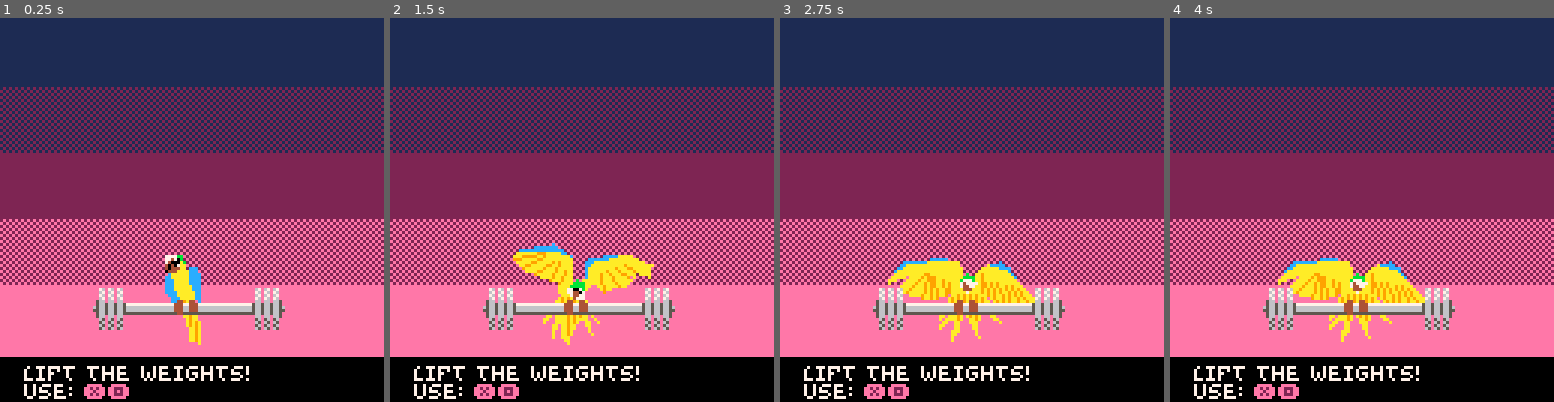
Above: before the commit, frames 1-4 (left to right).
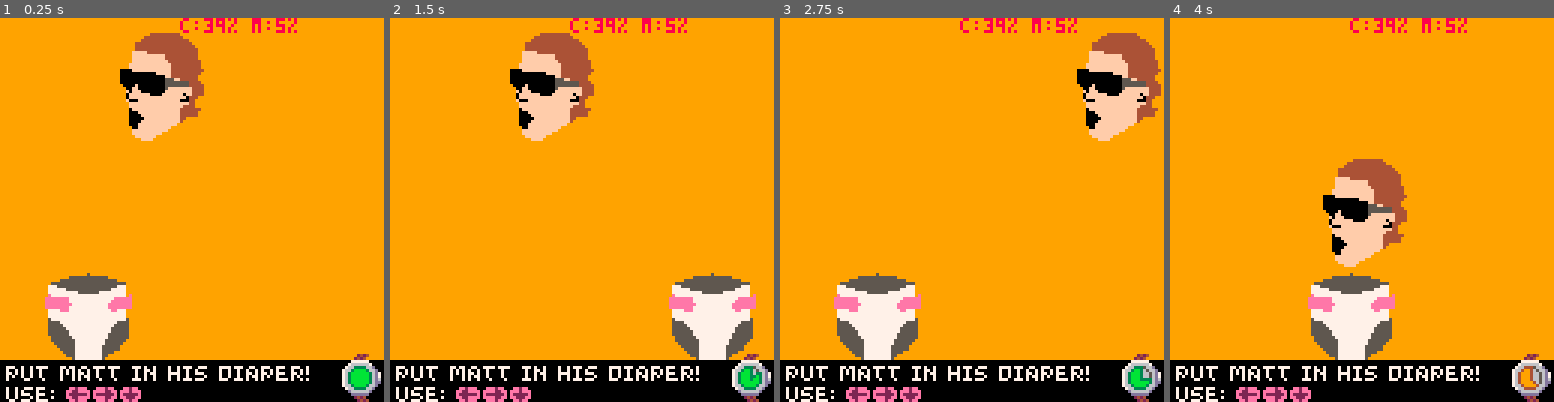
Above: after the commit, the same moments.

Repository: electroly/games
Game: PICO-8 cartridge carts/parry2.p8
Same seed, same stepped clock (60 frames per second), same inputs: the game is played once before the commit and once after it.
Inputs:
- Up to frame 1 (0.25 s): no input
- Up to frame 2 (1.5 s): tap X (X key) at 0.33, 1.07 s; tap O (Z key) at 0.7 s
- Up to frame 3 (2.75 s): hold Right 1.6-2.1 s; tap O (Z key) at 1.7, 2.1, 2.5 s; tap X (X key) at 1.85 s; hold Up 2.15-2.42 s; hold Right from 2.47 s (still down)
- Up to frame 4 (4 s): tap O (Z key) at 2.9, 3.3, 3.7 s; tap X (X key) at 2.97 s; release Right at 3.03 s; hold Left 3.08-3.58 s; hold Down 3.63-3.97 s

The runs differ from the first frame. In frame 1, 92% of the frame differs, in the area x 0-100%, y 0-100%; in frame 2, 91%; in frame 3, 91%; in frame 4, 92%.

Commit message:
Parry2 games

Diff:
--- a/carts/parry2.p8
+++ b/carts/parry2.p8
@@ -1,13 +1,44 @@
 pico-8 cartridge // http://www.pico-8.com
 version 36
 __lua__
---parry 2: parry vs. uncle matt
+--parry ii: the quest for uncle matt
 --by electroly
 
 function _init()
-	difficulty=2
-
- --last btn state, for edge trig
+	--show cpu and ram
+	show_debug_info=true
+
+	--0=easy, 1=medium, 2=hard
+	difficulty=0
+
+	--button constants
+	btn_l=0
+	btn_r=1
+	btn_u=2
+	btn_d=3
+	btn_o=4
+	btn_x=5
+
+	--color constants
+	clr_bla=0
+	clr_dblu=1
+	clr_dpur=2
+	clr_dgre=3
+	clr_bro=4
+	clr_dgra=5
+	clr_lgra=6
+	clr_whi=7
+	clr_red=8
+	clr_ora=9
+	clr_yel=10
+	clr_gre=11
+	clr_blu=12
+	clr_lav=13
+	clr_pin=14
+	clr_pea=15
+
+ --last btn state, for edge
+ --triggering
  lstbtn={}
  btnup={}
  btndn={}
@@ -17,20 +48,34 @@
  	btndn[i]={}
  end
 
+	init_font1()
+
 	--scenes
-	scn={}
-	scn.title=0
-	scn.intro=1
-	scn.gamesuccess=2
-	scn.game01=10 --matt in diaper
-	scn.game02=11 --weightlift
-
-	init_font1()
-	change_scene(scn.game02)
+	scn={
+		title=0,
+		intro=1,
+		gamesuccess=2,
+		gamefailed=3,
+		nextgame=4,
+		game01=10, --matt in diaper
+		game02=11, --lift weights
+		game03=12 --find parry
+	}
+
+	playlist={
+		scn.game01,
+		scn.game02,
+		scn.game03
+	}
+	playlist_success=scn.title
+	playlist_failed=scn.title
+
+	change_scene(scn.nextgame)
 end
 
 function _update60()
 	ctr+=1
+	if(ctr<0)ctr=32000
 
 	--button edge triggering
 	for i=0,5 do
@@ -49,8 +94,12 @@
 		game01_update()
 	elseif scene==scn.game02 then
 		game02_update()
+	elseif scene==scn.game03 then
+		game03_update()
 	elseif scene==scn.gamesuccess then
-		change_scene(scn.intro)
+		gamesuccess_update()
+	elseif scene==scn.gamefailed then
+		gamefailed_update()
 	end
 end
 
@@ -71,81 +120,53 @@
 		game01_draw()
 	elseif scene==scn.game02 then
 		game02_draw()
+	elseif scene==scn.game03 then
+		game03_draw()
+	elseif scene==scn.gamesuccess then
+		gamesuccess_draw()
+	elseif scene==scn.gamefailed then
+		gamefailed_draw()
+	end
+
+	if show_debug_info then
+		local mem=flr(100*stat(0)/2048)
+		local cyc=flr(100*stat(1))
+		print(
+			"c:"..cyc.."% m:"..mem.."%",
+			60,0,clr_red)
 	end
 end
 
 function change_scene(n)
+	if n==scn.nextgame then
+		if #playlist==0 then
+			n=playlist_success
+		else
+			n=playlist[1]
+			deli(playlist,1)
+		end
+	end
+
 	scene=n
 	scst={} --scene state
 	ctr=0
 	music(-1)
-	if n==scn.title then
+	if scene==scn.title then
 		music(0)
-	elseif n==scn.intro then
+	elseif scene==scn.intro then
 		music(3)
-	elseif n==scn.game01 then
+	elseif scene==scn.game01 then
 		game01_init()
-	elseif n==scn.game02 then
+	elseif scene==scn.game02 then
 		game02_init()
-	end
-end
-
----font1
-function init_font1()
-	font1={}
-	font1.charmap={} --x,y,w,h
-	local h=5
-
-	local lettersx={0,4,8,12,16,20,24,28,32,35,39,43,46,51,55,59,63,67,71,75,79,83,88,93,97,100,103}
-	local lettersy=48
-	local letters="abcdefghijklmnopqrstuvwxyz"
-	for i=1,#letters do
-		local ch=sub(letters,i,i)
-		local charmap={}
-		charmap.x=lettersx[i]
-	 charmap.y=lettersy
-		charmap.w=lettersx[i+1]-charmap.x
-		charmap.h=h
-		font1.charmap[ch]=charmap
-	end
-
-	local numbersx={0,3,6,9,12,15,18,21,24,27,30,38,46,53,60,67,74,75,77,79,81,83,84,85,89}
-	local numbersy=53
-	local numbers="0123456789⬅️➡️⬆️⬇️❎🅾️., ():!?"
-	for i=1,#numbers do
-		local ch=sub(numbers,i,i)
-		local charmap={}
-		charmap.x=numbersx[i]
-		charmap.y=numbersy
-		charmap.w=numbersx[i+1]-charmap.x
-		charmap.h=h
-		font1.charmap[ch]=charmap
-	end
-end
-
-function print_font1(t,x,y)
-	for i=1,#t do
-		local ch=sub(t,i,i)
-		local rct=font1.charmap[ch]
-		if rct!=nil then
-			sspr(rct.x,rct.y,rct.w,rct.h,x,y)
-			x+=rct.w+1
-		end
-	end
-end
-
-function font1_width(t)
-	local x=0
-	for i=1,#t do
-		local ch=sub(t,i,i)
-		local rct=font1.charmap[ch]
-		if rct!=nil then
-			x+=rct.w+1
-		end
-	end
-	return x
-end
----end font1
+	elseif scene==scn.game03 then
+		game03_init()
+	elseif scene==scn.gamesuccess then
+		gamesuccess_init()
+	elseif scene==scn.gamefailed then
+		gamefailed_init()
+	end
+end
 
 function draw_title_scene()
 	cls(1)
@@ -196,213 +217,8 @@
 	if(ctr>=120)draw_dlg({"will m. rabbit has","imprisoned uncle matt","at franklin castle!","","are you a bad enough","bird to rescue uncle","matt?","","  ❎ continue"},20)
 end
 
-function draw_dlg(ts,y)
-	local maxw=0
-	for _,t in pairs(ts) do
-		maxw=max(font1_width(t),maxw)
-	end
-	local x=centerx(maxw+16)
-	draw_dlg_box(x,y,maxw+16,16+#ts*6)
-	y+=8
-	for _,t in pairs(ts) do
-		print_font1(t,x+8,y,7)
-		y+=6
-	end
-end
-
-function draw_dlg_box(x,y,w,h)
-	--background
-	rectfill(x+1,y+1,x+w-2,y+h-2,13)
-	--top line
-	line(x+2,y,x+w-3,y,7)
-	--left line
-	line(x,y+2,x,y+h-3,7)
-	--right line
-	line(x+w-1,y+2,x+w-1,y+h-3,1)
-	--bottom line
-	line(x+2,y+h-1,x+w-3,y+h-1,1)
-	--upper left
-	spr(68,x,y)
-	--upper right
-	spr(69,x+w-8,y)
-	--lower left
-	spr(84,x,y+h-8)
-	--lower right
-	spr(85,x+w-8,y+h-8)
-end
-
-function print_wavy(t,x,y,c)
-	local clock=-2*3.14159*ctr/400
-	for i=1,#t do
-		local ch=sub(t,i,i)
-		local yoff=2*cos(clock+0.075*i)
-		print(ch,x+(i-1)*4,y+yoff,c)
-	end
-end
-
-function centerx(w)
-	return 64-w/2
-end
-
-function center_text(t)
-	return 64-#t*2
-end
-
---drawing utils--
-function poly_start(x,y,sclx,scly)
-	ply={}
-	ply.x=x
-	ply.y=y
-	ply.sclx=sclx
-	ply.scly=scly
-end
-
-function poly_line(c,pts)
-	local prevx=nil
-	local prevy=nil
-	for _,n in pairs(pts) do
-		local px=flr(n/100)
-		local py=n%100
-		if(prevx!=nil)line(ply.x+prevx*ply.sclx,ply.y+prevy*ply.sclx,ply.x+px*ply.scly,ply.y+py*ply.scly,c)
-		prevx=px
-		prevy=py
-	end
-end
-
-function poly(c,pts)
-	local px=ply.x
-	local py=ply.y
-	local sx=ply.sclx
-	local sy=ply.scly
-	local pts2={}
-	for i=1,#pts do
-		local x=px+flr(pts[i]/100)*sx
-		local y=py+pts[i]%100*sy
-		add(pts2,x)
-		add(pts2,y)
-	end
-	render_poly(pts2,c)
-end
-
-function polys(ts)
- --space-sep four digit ints
-	--line: 9999 cccc xxyy...
-	--poly: cccc xxyy...
-	--tt: 10:line 20:poly
-	--cc: color
-	for _,t in pairs(ts) do
-		local lst={}
-		local isline=false
-		for i=1,#t,5 do
-			local n=tonum(sub(t,i,i+3))
-			if n==9999 then
-				isline=true
-			else
-				add(lst,n)
-			end
-		end
-		local cccc=lst[1]
-		deli(lst,1)
-		if isline then
-			poly_line(cccc,lst)
-		else
-			poly(cccc,lst)
-		end
-		lst={}
-	end
-end
-
---the following function is by
---scgrn: https://www.lexaloffle.com/bbs/?tid=28312
-----
--- draws a filled convex polygon
--- v is an array of vertices
--- {x1, y1, x2, y2} etc
-function render_poly(v,col)
- col=col or 5
-
- -- initialize scan extents
- -- with ludicrous values
- local x1,x2={},{}
- for y=0,127 do
-  x1[y],x2[y]=128,-1
- end
- local y1,y2=128,-1
-
- -- scan convert each pair
- -- of vertices
- for i=1, #v/2 do
-  local next=i+1
-  if (next>#v/2) next=1
-
-  -- alias verts from array
-  local vx1=flr(v[i*2-1])
-  local vy1=flr(v[i*2])
-  local vx2=flr(v[next*2-1])
-  local vy2=flr(v[next*2])
-
-  if vy1>vy2 then
-   -- swap verts
-   local tempx,tempy=vx1,vy1
-   vx1,vy1=vx2,vy2
-   vx2,vy2=tempx,tempy
-  end
-
-  -- skip horizontal edges and
-  -- offscreen polys
-  if vy1~=vy2 and vy1<128 and
-   vy2>=0 then
-
-   -- clip edge to screen bounds
-   if vy1<0 then
-    vx1=(0-vy1)*(vx2-vx1)/(vy2-vy1)+vx1
-    vy1=0
-   end
-   if vy2>127 then
-    vx2=(127-vy1)*(vx2-vx1)/(vy2-vy1)+vx1
-    vy2=127
-   end
-
-   -- iterate horizontal scans
-   for y=vy1,vy2 do
-    if (y<y1) y1=y
-    if (y>y2) y2=y
-
-    -- calculate the x coord for
-    -- this y coord using math!
-    x=(y-vy1)*(vx2-vx1)/(vy2-vy1)+vx1
-
-    if (x<x1[y]) x1[y]=x
-    if (x>x2[y]) x2[y]=x
-   end
-  end
- end
-
- -- render scans
- for y=y1,y2 do
-  local sx1=flr(max(0,x1[y]))
-  local sx2=flr(min(127,x2[y]))
-
-  local c=col*16+col
-  local ofs1=flr((sx1+1)/2)
-  local ofs2=flr((sx2+1)/2)
-  memset(0x6000+(y*64)+ofs1,c,ofs2-ofs1)
-  pset(sx1,y,c)
-  pset(sx2,y,c)
- end
-end
-
-function recthalftone(x1,y1,x2,y2,c1,c2)
-	for y=y1,y2 do
-		line(x1,y,x2,y,c1)
-		for x=x1+(y%2),x2,2 do
-			pset(x,y,c2)
-		end
-	end
-end
---end drawing utils--
-
---art--
+-->8
+--art
 function art_mattchamp(x,y,scl)
 	poly_start(
 		--the art doesn't start at
@@ -641,7 +457,70 @@
 	end
 	sspr(0,64,16,16,x,y,16,16,true)
 end
---end art--
+
+function art_timer(maxctr)
+	sspr(48,32,16,16,112,112)
+	local pct=ctr/maxctr
+	local i=flr(pct*8)
+	if(i<8)spr(72+i,116,116)
+end
+
+-->8
+--games
+
+function default_maxtime()
+	if(difficulty==1)return 400
+	if(difficulty==2)return 200
+	return 600
+end
+
+--gamesuccess--
+function gamesuccess_init()
+end
+
+function gamesuccess_update()
+	if(ctr==120)change_scene(scn.nextgame)
+end
+
+function gamesuccess_draw()
+	cls(1)
+	local t="good job!"
+	print_font1(t,
+		centerx(font1_width(t)),
+		30)
+	local s="s"
+	if(#playlist==1)s=""
+	t=#playlist.." game"..s.." left"
+	print_font1(t,
+		centerx(font1_width(t)),
+		40)
+
+	if (flr(ctr/30)%2)==0 then
+		art_parry_sitting(
+			55,70,0.4)
+	else
+		art_parry_flap1(45,
+			50,0.8)
+	end
+	art_parry_talons(
+		55,70,0.4)
+end
+--end gamesuccess--
+
+--gamefailed--
+function gamefailed_init()
+
+end
+
+function gamefailed_update()
+	if(ctr==240)change_scene(playlist_failed)
+end
+
+function gamefailed_draw()
+	cls(1)
+	print("todo:gamefailed",0,0,7)
+end
+--end gamefailed--
 
 --game01--
 function game01_init()
@@ -653,8 +532,8 @@
 	g01_dprscl=0.3 --diaper scale
 	g01_dprx=0
 	g01_dpry=115-100*g01_dprscl
-	--set to ctr on success
 	g01_success_ctr=nil
+	g01_maxtime=default_maxtime()
 end
 
 function game01_update()
@@ -724,16 +603,11 @@
 		flr(g01_maty),
 		g01_matscl)
 
-	if g01_success_ctr==nil then
-		print_font1(
-			"put matt in his diaper!",
-			8,116)
-		print_font1("use: ⬅️➡️⬇️",
-			8,122)
-	else
-		local t="good job!"
-		print_font1(t,center_text(t),116)
-	end
+	draw_footer(
+		"put matt in his diaper!",
+		"use: ⬅️➡️⬇️",
+		g01_maxtime,
+		g01_success_ctr)
 end
 --end game01--
 
@@ -744,6 +618,7 @@
 	g02_success_ctr=nil
 	g02_y=70
 	g02_vy=0
+	g02_maxtime=default_maxtime()
 end
 
 function game02_update()
@@ -752,12 +627,12 @@
 	if(difficulty==1)impulse=1.35
 	if(difficulty==2)impulse=1.3
 
-	if g02_success_ctr==nil
-			and g02_y<=-5 then
-		sfx(10,3)
-		g02_success_ctr=ctr
-	end
-	if g02_success_ctr!=nil then
+	if g02_success_ctr==nil then
+		if g02_y<=-5 then
+			sfx(10,3)
+			g02_success_ctr=ctr
+		end
+	else
 		if ctr-g02_success_ctr>60 then
 			change_scene(scn.gamesuccess)
 		end
@@ -793,7 +668,7 @@
 	recthalftone(0,23,127,44,1,2)
 	rectfill(0,45,127,66,2)
 	recthalftone(0,67,127,88,2,14)
-	rectfill(0,89,127,112,14)
+	rectfill(0,89,127,113,14)
 
 	local px=50
 	local py=g02_y
@@ -807,18 +682,398 @@
 	art_barbell(px,py)
 	art_parry_talons(px+5,py+10,0.3)
 
-	if g02_success_ctr==nil then
-		print_font1(
-			"lift the weights!",
-			8,116)
-		print_font1("use: ❎🅾️",
-			8,122)
+	local maxtime=default_maxtime()
+
+	draw_footer(
+		"lift the weights!",
+		"use: ❎🅾️",
+		g02_maxtime,
+		g02_success_ctr)
+end
+--end game02--
+
+--game03--
+function game03_init()
+	g03_success_ctr=nil
+	g03_maxtime=default_maxtime()
+	g03_spotx=64
+	g03_spoty=60
+	g03_spotr=25
+	if(difficulty==1)g03_spotr=20
+	if(difficulty==2)g03_spotr=15
+	--put parry outside spotlight
+	repeat
+		g03_px=flr(rnd(128))
+		g03_py=flr(rnd(114))
+	until game03_dist()>1.1
+end
+
+--<1 = hit
+function game03_dist()
+	local centx=g03_px+5
+	local centy=g03_py+8
+	return dist(g03_spotx,
+		g03_spoty,centx,centy)
+		/g03_spotr
+end
+
+function game03_update()
+	--parry-spotlight collision
+	if g03_success_ctr==nil then
+		if game03_dist()<0.5 then
+			g03_success_ctr=ctr
+			sfx(10,3)
+		end
 	else
-		local t="champion!"
-		print_font1(t,center_text(t),116)
-	end
-end
---end game02--
+		if ctr-g03_success_ctr>60 then
+			change_scene(scn.gamesuccess)
+		end
+		return
+	end
+
+	--move spotlight vert
+	if btn(btn_u) and
+			g03_spoty>0 then
+		g03_spoty-=1
+	elseif btn(btn_d) and
+			g03_spoty<112 then
+		g03_spoty+=1
+	end
+
+	--move spotlight horiz
+	if btn(btn_l) and
+			g03_spotx>0 then
+		g03_spotx-=1
+	elseif btn(btn_r) and
+			g03_spotx<128 then
+		g03_spotx+=1
+	end
+end
+
+function game03_draw()
+	cls(7)
+	if g03_success_ctr==nil then
+		art_parry_sitting(
+			g03_px,g03_py,0.25)
+	else
+		art_parry_flap1(g03_px-5,
+			g03_py-9,0.45)
+	end
+	art_parry_talons(
+		g03_px,g03_py,0.25)
+	local bb_l=g03_spotx-g03_spotr
+	local bb_r=g03_spotx+g03_spotr
+	local bb_t=g03_spoty-g03_spotr
+	local bb_b=g03_spoty+g03_spotr
+	if(bb_l>0)rectfill(0,0,bb_l-1,127,0)
+	rectfill(bb_r+1,0,127,127,0)
+	if(bb_t>0)rectfill(0,0,127,bb_t-1,0)
+	rectfill(0,bb_b+1,127,127,0)
+	for y=bb_t,bb_b,1 do
+		for x=bb_l,bb_r,1 do
+			if dist(x,y,g03_spotx,
+					g03_spoty)>g03_spotr then
+				pset(x,y,0)
+			else
+				break
+			end
+		end
+		for x=bb_r,bb_l,-1 do
+			if dist(x,y,g03_spotx,
+					g03_spoty)>g03_spotr then
+				pset(x,y,0)
+			else
+				break
+			end
+		end
+	end
+
+	draw_footer(
+		"find parry!",
+		"use: ⬅️➡️⬆️⬇️",
+		g03_maxtime,
+		g03_success_ctr)
+end
+--end game03--
+
+-->8
+--utilities
+
+---font1
+function init_font1()
+	font1={}
+	font1.charmap={} --x,y,w,h
+	local h=5
+
+	local lettersx={0,4,8,12,16,20,24,28,32,35,39,43,46,51,55,59,63,67,71,75,79,83,88,93,97,100,103}
+	local lettersy=48
+	local letters="abcdefghijklmnopqrstuvwxyz"
+	for i=1,#letters do
+		local ch=sub(letters,i,i)
+		local charmap={}
+		charmap.x=lettersx[i]
+	 charmap.y=lettersy
+		charmap.w=lettersx[i+1]-charmap.x
+		charmap.h=h
+		font1.charmap[ch]=charmap
+	end
+
+	local numbersx={0,3,6,9,12,15,18,21,24,27,30,38,46,53,60,67,74,75,77,79,81,83,84,85,89}
+	local numbersy=53
+	local numbers="0123456789⬅️➡️⬆️⬇️❎🅾️., ():!?"
+	for i=1,#numbers do
+		local ch=sub(numbers,i,i)
+		local charmap={}
+		charmap.x=numbersx[i]
+		charmap.y=numbersy
+		charmap.w=numbersx[i+1]-charmap.x
+		charmap.h=h
+		font1.charmap[ch]=charmap
+	end
+end
+
+function print_font1(t,x,y)
+	for i=1,#t do
+		local ch=sub(t,i,i)
+		local rct=font1.charmap[ch]
+		if rct!=nil then
+			sspr(rct.x,rct.y,rct.w,rct.h,x,y)
+			x+=rct.w+1
+		end
+	end
+end
+
+function font1_width(t)
+	local x=0
+	for i=1,#t do
+		local ch=sub(t,i,i)
+		local rct=font1.charmap[ch]
+		if rct!=nil then
+			x+=rct.w+1
+		end
+	end
+	return x
+end
+---end font1
+
+function draw_dlg(ts,y)
+	local maxw=0
+	for _,t in pairs(ts) do
+		maxw=max(font1_width(t),maxw)
+	end
+	local x=centerx(maxw+16)
+	draw_dlg_box(x,y,maxw+16,16+#ts*6)
+	y+=8
+	for _,t in pairs(ts) do
+		print_font1(t,x+8,y,7)
+		y+=6
+	end
+end
+
+function draw_dlg_box(x,y,w,h)
+	--background
+	rectfill(x+1,y+1,x+w-2,y+h-2,13)
+	--top line
+	line(x+2,y,x+w-3,y,7)
+	--left line
+	line(x,y+2,x,y+h-3,7)
+	--right line
+	line(x+w-1,y+2,x+w-1,y+h-3,1)
+	--bottom line
+	line(x+2,y+h-1,x+w-3,y+h-1,1)
+	--upper left
+	spr(68,x,y)
+	--upper right
+	spr(69,x+w-8,y)
+	--lower left
+	spr(84,x,y+h-8)
+	--lower right
+	spr(85,x+w-8,y+h-8)
+end
+
+function print_wavy(t,x,y,c)
+	local clock=-2*3.14159*ctr/400
+	for i=1,#t do
+		local ch=sub(t,i,i)
+		local yoff=2*cos(clock+0.075*i)
+		print(ch,x+(i-1)*4,y+yoff,c)
+	end
+end
+
+function centerx(w)
+	return 64-w/2
+end
+
+function center_text(t)
+	return 64-#t*2
+end
+
+function poly_start(x,y,sclx,scly)
+	ply={}
+	ply.x=x
+	ply.y=y
+	ply.sclx=sclx
+	ply.scly=scly
+end
+
+function poly_line(c,pts)
+	local prevx=nil
+	local prevy=nil
+	for _,n in pairs(pts) do
+		local px=flr(n/100)
+		local py=n%100
+		if(prevx!=nil)line(ply.x+prevx*ply.sclx,ply.y+prevy*ply.sclx,ply.x+px*ply.scly,ply.y+py*ply.scly,c)
+		prevx=px
+		prevy=py
+	end
+end
+
+function poly(c,pts)
+	local px=ply.x
+	local py=ply.y
+	local sx=ply.sclx
+	local sy=ply.scly
+	local pts2={}
+	for i=1,#pts do
+		local x=px+flr(pts[i]/100)*sx
+		local y=py+pts[i]%100*sy
+		add(pts2,x)
+		add(pts2,y)
+	end
+	render_poly(pts2,c)
+end
+
+function polys(ts)
+ --space-sep four digit ints
+	--line: 9999 cccc xxyy...
+	--poly: cccc xxyy...
+	--tt: 10:line 20:poly
+	--cc: color
+	for _,t in pairs(ts) do
+		local lst={}
+		local isline=false
+		for i=1,#t,5 do
+			local n=tonum(sub(t,i,i+3))
+			if n==9999 then
+				isline=true
+			else
+				add(lst,n)
+			end
+		end
+		local cccc=lst[1]
+		deli(lst,1)
+		if isline then
+			poly_line(cccc,lst)
+		else
+			poly(cccc,lst)
+		end
+		lst={}
+	end
+end
+
+--the following function is by
+--scgrn: https://www.lexaloffle.com/bbs/?tid=28312
+----
+-- draws a filled convex polygon
+-- v is an array of vertices
+-- {x1, y1, x2, y2} etc
+function render_poly(v,col)
+ col=col or 5
+
+ -- initialize scan extents
+ -- with ludicrous values
+ local x1,x2={},{}
+ for y=0,127 do
+  x1[y],x2[y]=128,-1
+ end
+ local y1,y2=128,-1
+
+ -- scan convert each pair
+ -- of vertices
+ for i=1, #v/2 do
+  local next=i+1
+  if (next>#v/2) next=1
+
+  -- alias verts from array
+  local vx1=flr(v[i*2-1])
+  local vy1=flr(v[i*2])
+  local vx2=flr(v[next*2-1])
+  local vy2=flr(v[next*2])
+
+  if vy1>vy2 then
+   -- swap verts
+   local tempx,tempy=vx1,vy1
+   vx1,vy1=vx2,vy2
+   vx2,vy2=tempx,tempy
+  end
+
+  -- skip horizontal edges and
+  -- offscreen polys
+  if vy1~=vy2 and vy1<128 and
+   vy2>=0 then
+
+   -- clip edge to screen bounds
+   if vy1<0 then
+    vx1=(0-vy1)*(vx2-vx1)/(vy2-vy1)+vx1
+    vy1=0
+   end
+   if vy2>127 then
+    vx2=(127-vy1)*(vx2-vx1)/(vy2-vy1)+vx1
+    vy2=127
+   end
+
+   -- iterate horizontal scans
+   for y=vy1,vy2 do
+    if (y<y1) y1=y
+    if (y>y2) y2=y
+
+    -- calculate the x coord for
+    -- this y coord using math!
+    x=(y-vy1)*(vx2-vx1)/(vy2-vy1)+vx1
+
+    if (x<x1[y]) x1[y]=x
+    if (x>x2[y]) x2[y]=x
+   end
+  end
+ end
+
+ -- render scans
+ for y=y1,y2 do
+  local sx1=flr(max(0,x1[y]))
+  local sx2=flr(min(127,x2[y]))
+
+  local c=col*16+col
+  local ofs1=flr((sx1+1)/2)
+  local ofs2=flr((sx2+1)/2)
+  memset(0x6000+(y*64)+ofs1,c,ofs2-ofs1)
+  pset(sx1,y,c)
+  pset(sx2,y,c)
+ end
+end
+
+function recthalftone(x1,y1,x2,y2,c1,c2)
+	for y=y1,y2 do
+		line(x1,y,x2,y,c1)
+		for x=x1+(y%2),x2,2 do
+			pset(x,y,c2)
+		end
+	end
+end
+
+function draw_footer(t1,t2,
+		maxtime,success_ctr)
+	rectfill(0,114,127,127,bg or 0)
+	if success_ctr==nil then
+		print_font1(t1,2,116)
+		print_font1(t2,2,123)
+		art_timer(maxtime)
+	end
+end
+
+function dist(x1,y1,x2,y2)
+	return sqrt(
+		(x2-x1)^2+(y2-y1)^2)
+end
 
 __gfx__
 00000000111111110000000000000000000000000000000000000000000000000000000000000000000000000000000000000000000000000000000000000000
@@ -853,22 +1108,22 @@
 163333336563366363333361333336333333333361116333a336511163311116333a333366166336363959593377775355555555333335553333755500000000
 16363366111665165633361133a3333e333333331115633333336111163111113333333311111661363959593335555333333333333333333333653300000000
 116566111111111111666111333333333a3333331116333333333611116116113333333311111111363aaaaa3333333333333333333333333333753300000000
-00777777775000000000000000000000007777777777770000000000000000000000000000000000000000000000000000000000000000000000000000000000
-0777777777770000000000000000000007dddddddddddd7000000000000000000000000000000000000000000000000000000000000000000000000000000000
-750770000777700000000000000000007ddd777dddddddd100000000000000000000000000000000000000000000000000000000000000000000000000000000
-000770000077700000000000000000007dd7ddddddddddd100000000000000000000000000000000000000000000000000000000000000000000000000000000
-000770000077700000000000000000007d7dddddddddddd100000000000000000000000000000000000000000000000000000000000000000000000000000000
-000770000077700000000000000000007d7dddddddddddd100000000000000000000000000000000000000000000000000000000000000000000000000000000
-000777777777000000000000000000007d7dddddddddddd100000000000000000000000000000000000000000000000000000000000000000000000000000000
-0007777777700000000000000000000e7dddddddddddddd100000000000000000000000000000000000000000000000000000000000000000000000000000000
-00077700000000000000000000eeeee27dddddddddddddd100000000000000000000000000000000000000000000000000000000000000000000000000000000
-0007750077007700770070700e2e0e007dddddddddddd1d100000000000000000000000000000000000000000000000000000000000000000000000000000000
-005770070070707070707070000e0e007dddddddddddd1d100000000000000000000000000000000000000000000000000000000000000000000000000000000
-007770077770770077007070000e0e007dddddddddddd1d100000000000000000000000000000000000000000000000000000000000000000000000000000000
-057770070070707070705770000e0e007ddddddddddd1dd100000000000000000000000000000000000000000000000000000000000000000000000000000000
-077770770770707070700070000e0eee7dddddddd111ddd100000000000000000000000000000000000000000000000000000000000000000000000000000000
-00000000000000000007007000eeeee207dddddddddddd1000000000000000000000000000000000000000000000000000000000000000000000000000000000
-0000000000000000000077500ee20000001111111111110000000000000000000000000000000000000000000000000000000000000000000000000000000000
+00777777775000000000000000000000007777777777770000000002424000000033330000333500003335000044450000444500008885000088850000888500
+0777777777770000000000000000000007dddddddddddd70000000242400000003bbbb3003bb305003bb3050049940500499405008ee805008ee805008ee8050
+750770000777700000000000000000007ddd777dddddddd100000777777000003bbbbbb33bbb30333bbb300549994005499940058eee80058eee8005508e8005
+000770000077700000000000000000007dd7ddddddddddd100007666666700003bbbbbb33bbb33b33bbb300549994005499940058eee80058888800550088005
+000770000077700000000000000000007d7dddddddddddd1000766666666d0003bbbbbb33bbb3bb33bbb333349994005499940058ee800055000000550000005
+000770000077700000000000000000007d7dddddddddddd10076666666666d003bbbbbb33bbbbbb33bbbbbb349999405499940058e8000055000000550000005
+000777777777000000000000000000007d7dddddddddddd10076666666666d7003bbbb3003bbbb3003bbbb300499994004994050080000500500005005000050
+0007777777700000000000000000000e7dddddddddddddd10076666666666d700033330000333300003333000044440000444500005555000055550000555500
+00077700000000000000000000eeeee27dddddddddddddd10076666666666d600000000000000000000000000000000000000000000000000000000000000000
+0007750077007700770070700e2e0e007dddddddddddd1d10076666666666dd00000000000000000000000000000000000000000000000000000000000000000
+005770070070707070707070000e0e007dddddddddddd1d10076666666666d000000000000000000000000000000000000000000000000000000000000000000
+007770077770770077007070000e0e007dddddddddddd1d1000766666666d0000000000000000000000000000000000000000000000000000000000000000000
+057770070070707070705770000e0e007ddddddddddd1dd10000d666666d00000000000000000000000000000000000000000000000000000000000000000000
+077770770770707070700070000e0eee7dddddddd111ddd100000dddddd000000000000000000000000000000000000000000000000000000000000000000000
+00000000000000000007007000eeeee207dddddddddddd1000000024240000000000000000000000000000000000000000000000000000000000000000000000
+0000000000000000000077500ee20000001111111111110000000002424000000000000000000000000000000000000000000000000000000000000000000000
 07707770077077777770777707777007777777770070707707770070770777007707770077777777007700077000770077077770000000000000000000000000
 70077007700770077000700770007007070007070707007070777077007700770077007700007007007700077000707077070070000000000000000000000000
 77077770700070077770770070777777070007077007007070770777007770770077707777007007007070707070707700770700000000000000000000000000
Not shown, changed: the music (__music__) section of carts/parry2.p8
Not shown, changed: the sound effects (__sfx__) section of carts/parry2.p8
